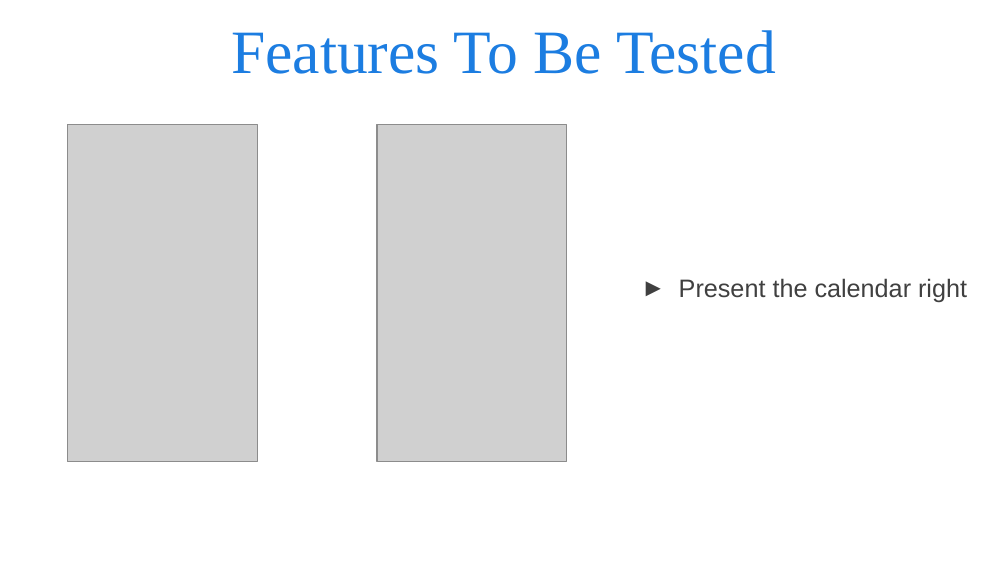
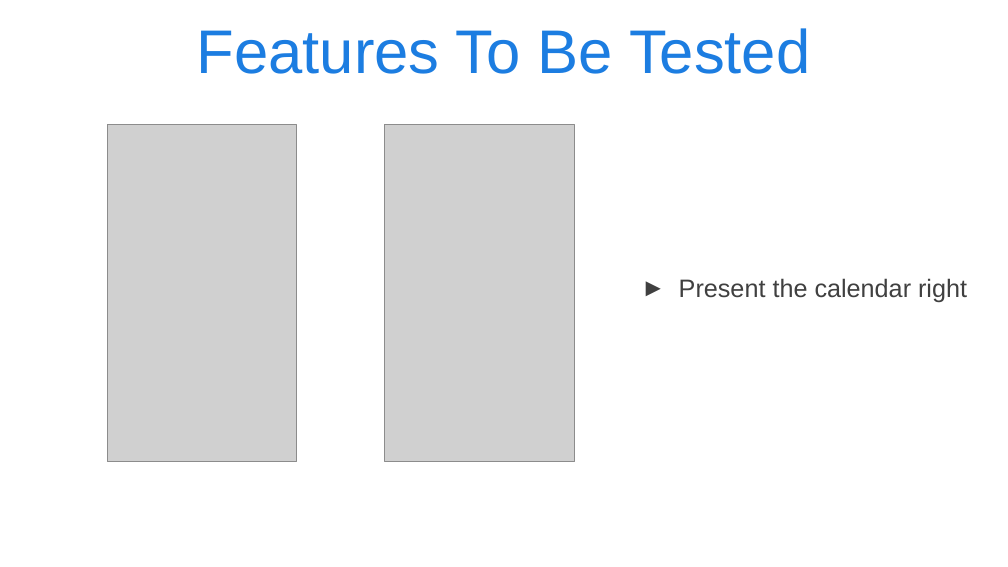
Before and after one commit to andyy0123/STV_finalProject, a slide deck: slide 9 of midterm.pptx. Drawn at 1008x567 pixels with LibreOffice and Linux fonts; fonts in the diff are those of the drawing; grey boxes stand for pictures; background and template pictures are left out. Boxes give left, top, right and bottom in pixels: in the first picture for what was removed or moved away, otherwise in the second. Text is boxed around its words. In the diff, an @@ line names an element or a change of style, - is before the commit and + after.

```diff
--- a/midterm.pptx
+++ b/midterm.pptx
@@ title "Features To Be Tested" at (197,28,810,74): font Times New Roman to Arial @@
@@ picture: place and size @@
-picture at (68,125,257,463)
+picture at (107,125,296,463)
@@ picture: place and size @@
-picture at (377,125,566,463)
+picture at (385,125,575,463)
```
Also in this commit, not shown: 12 other slides changed, 1 slide added, 2 other files.
